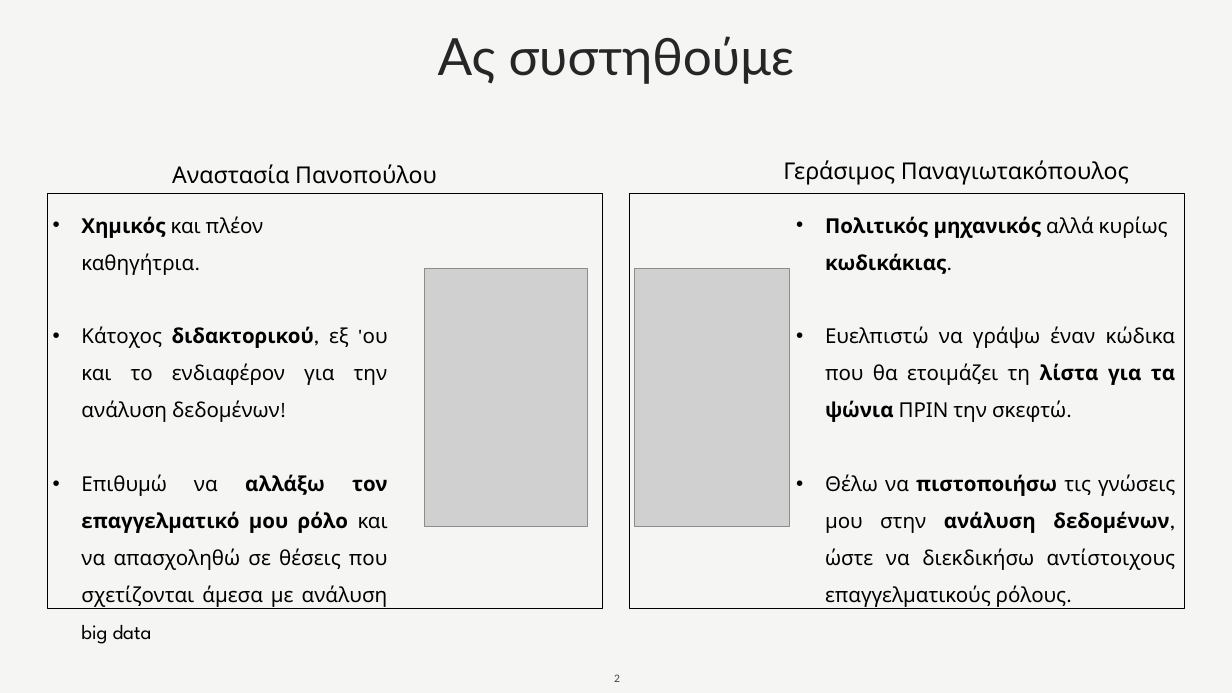
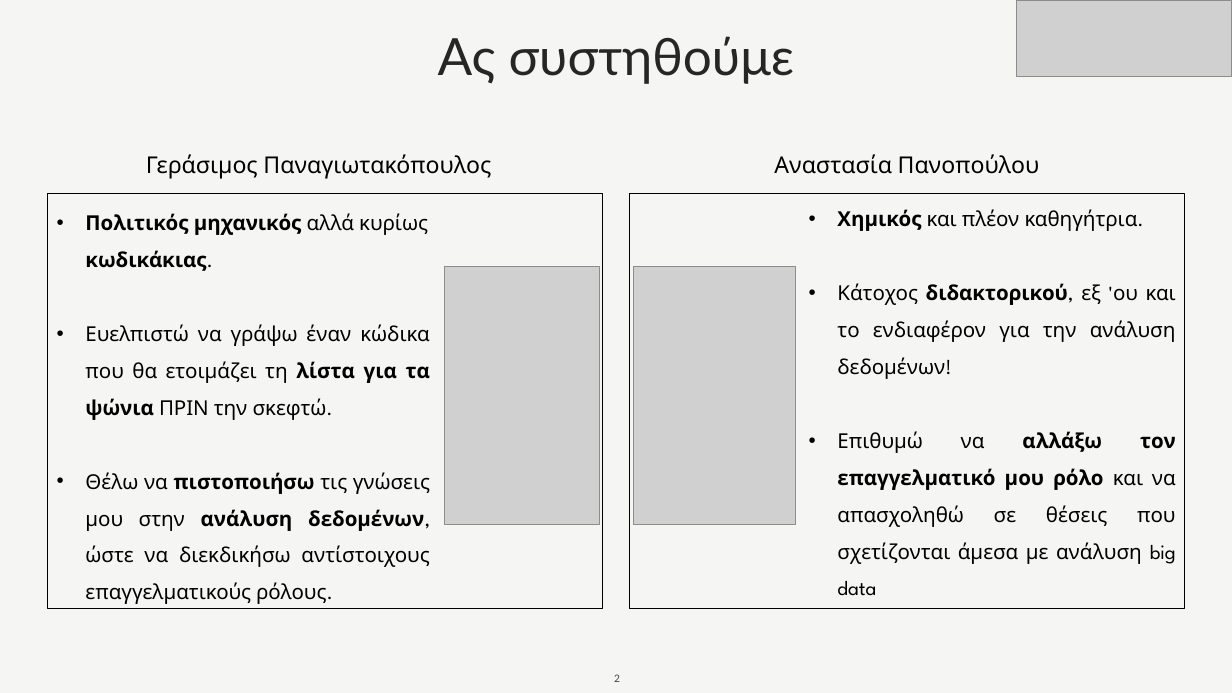
Before and after one commit to GerasimosPanagiotakopoulos/real-estate, a slide deck: slide 2 of presentation.pptx. Drawn at 1232x693 pixels with LibreOffice and Linux fonts; fonts in the diff are those of the drawing; grey boxes stand for pictures. Boxes give left, top, right and bottom in pixels: in the first picture for what was removed or moved away, otherwise in the second. Text is boxed around its words. In the diff, an @@ line names an element or a change of style, - is before the commit and + after.

```diff
--- a/presentation.pptx
+++ b/presentation.pptx
@@ picture added at (x1=1018, y1=0, x2=1232, y2=77) @@
@@ text "Γεράσιμος Παναγιωτακόπουλος" moved from (x1=783, y1=160, x2=1129, y2=185) to (x1=146, y1=154, x2=491, y2=178) @@
@@ text "Αναστασία Πανοπούλου" moved from (x1=172, y1=164, x2=437, y2=184) to (x1=774, y1=154, x2=1040, y2=174) @@
@@ text "Πολιτικός μηχανικός αλλά κυρίως κωδικάκιας." rewrapped from (x1=825, y1=216, x2=1175, y2=607) to (x1=85, y1=213, x2=430, y2=604) @@
@@ text "Χημικός και πλέον καθηγήτρια." rewrapped from (x1=81, y1=216, x2=388, y2=607) to (x1=837, y1=209, x2=1176, y2=596) @@
@@ picture moved from (x1=635, y1=268, x2=789, y2=527) to (x1=445, y1=266, x2=600, y2=525) @@
@@ picture moved from (x1=425, y1=268, x2=588, y2=527) to (x1=633, y1=266, x2=796, y2=525) @@
```
Also in this commit, not shown: 10 other slides changed, 11 slides added, 2 slides removed, 1 other file.
